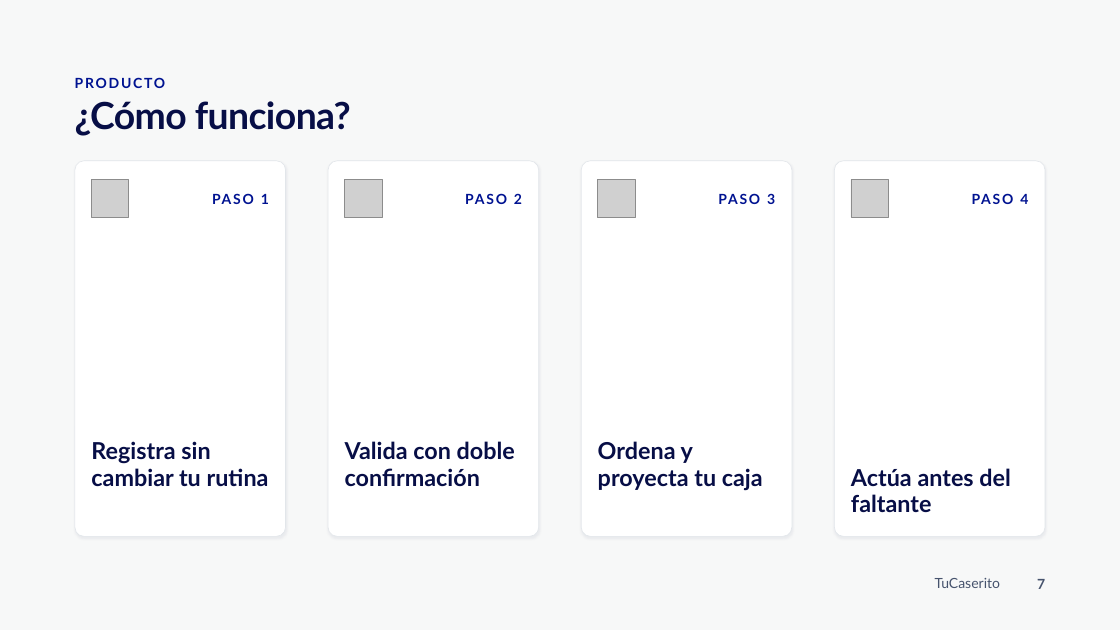
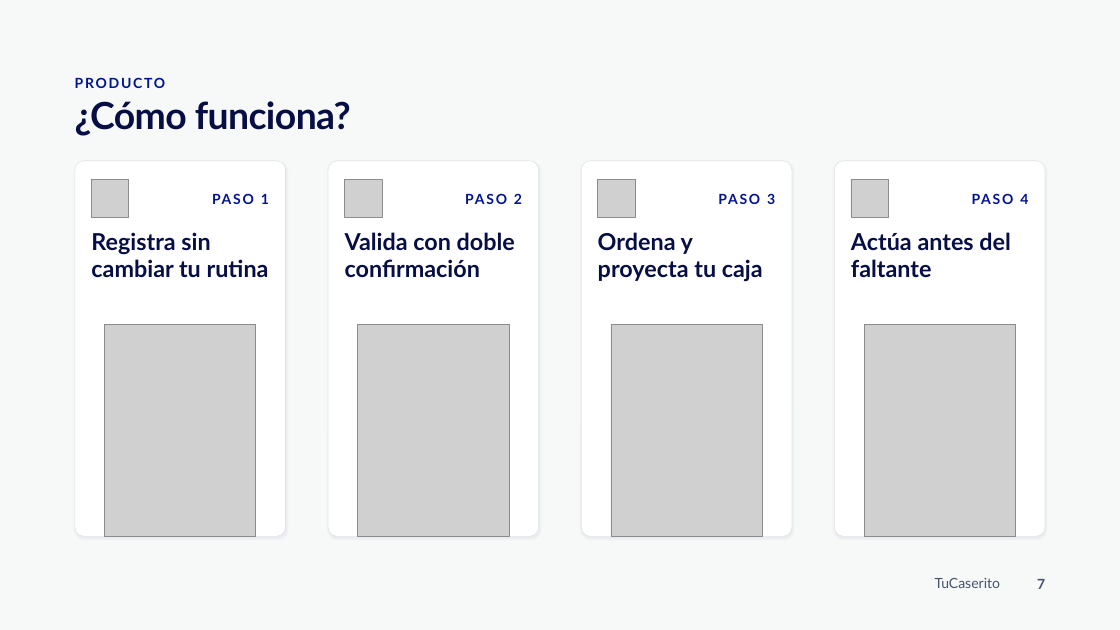
Before and after one commit to 24pedro24daniel-prog/Hackathon_BBVA_Equipo_7, a slide deck: slide 7 of media/ppt/TuCaserito Pitch BBVA.pptx. Drawn at 1120x630 pixels with LibreOffice and Linux fonts; fonts in the diff are those of the drawing; grey boxes stand for pictures; background and template pictures are left out. Boxes give left, top, right and bottom in pixels: in the first picture for what was removed or moved away, otherwise in the second. Text is boxed around its words. In the diff, an @@ line names an element or a change of style, - is before the commit and + after.

```diff
--- a/media/ppt/TuCaserito Pitch BBVA.pptx
+++ b/media/ppt/TuCaserito Pitch BBVA.pptx
@@ 3 texts: place and size @@
-3 texts at [91,441,763,491]
+3 texts at [91,232,763,282]
@@ text "Actúa antes del faltante": place and size @@
-text "Actúa antes del faltante" at [851,468,1010,512]
+text "Actúa antes del faltante" at [851,232,1010,277]
@@ picture added at [105,324,256,536] @@
@@ picture added at [358,324,509,536] @@
@@ picture added at [611,324,762,536] @@
@@ picture added at [865,324,1016,536] @@
```
Also in this commit, not shown: 4 other slides changed, 1 slide added.
